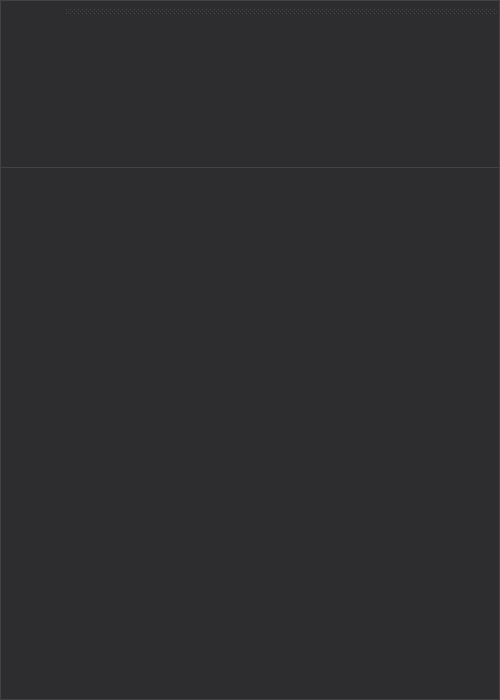
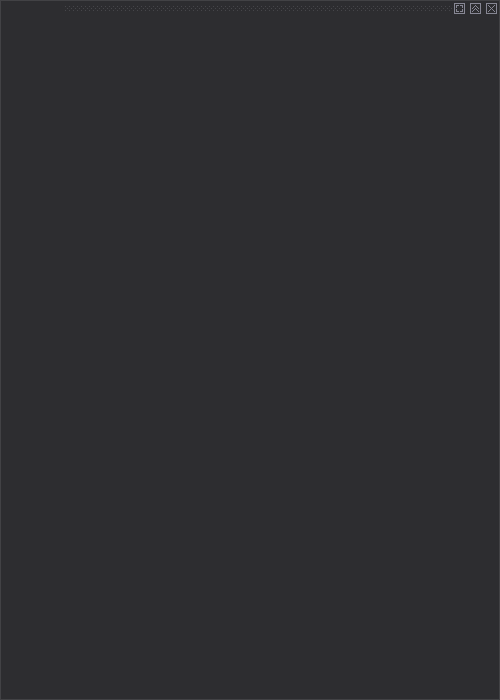
Layers edited between the first and the second 500px x 700px image:
removed layer "Layer 1" over box(1, 3, 499, 168)
added layer "Maximize" above "Collapse" over box(454, 3, 465, 14)
added layer "Collapse" above "Close" over box(470, 3, 481, 14)
added layer "Close" above "Dot Bar" over box(486, 3, 497, 14)
added layer "Dot Bar" above "Layer 0" over box(65, 6, 452, 11)
added layer "Layer 0" over box(1, 3, 499, 168)
